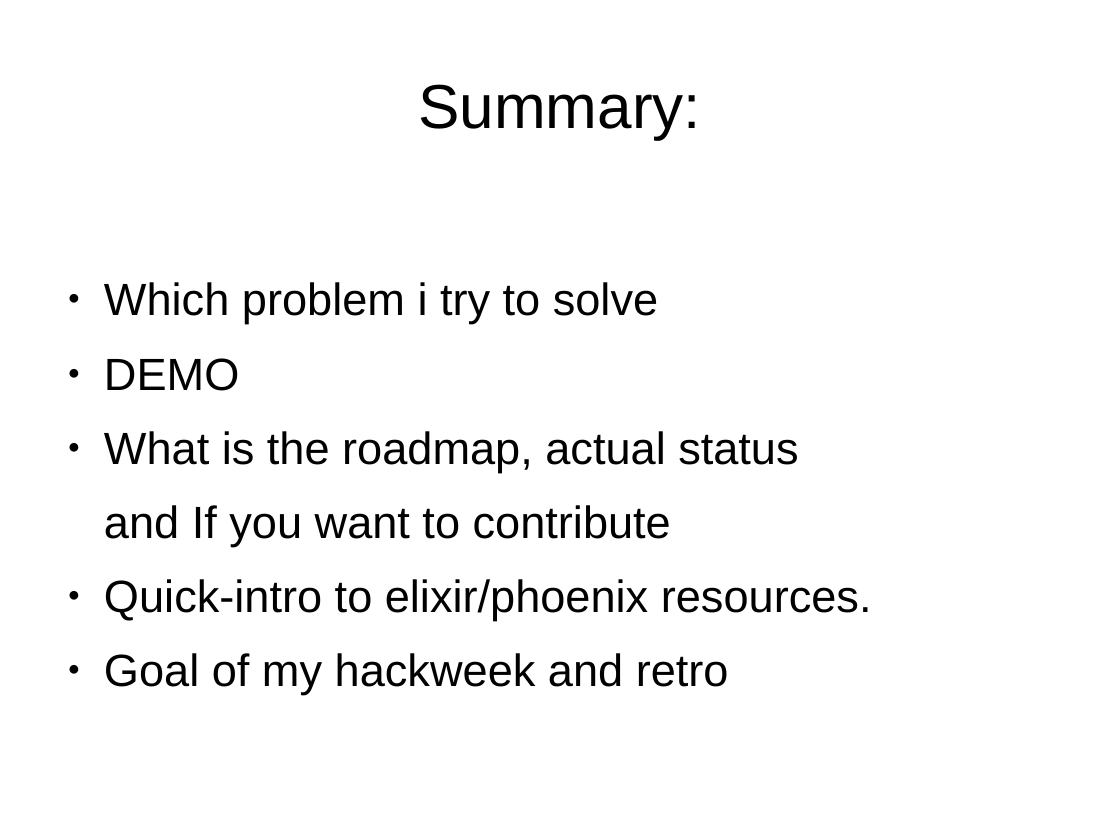
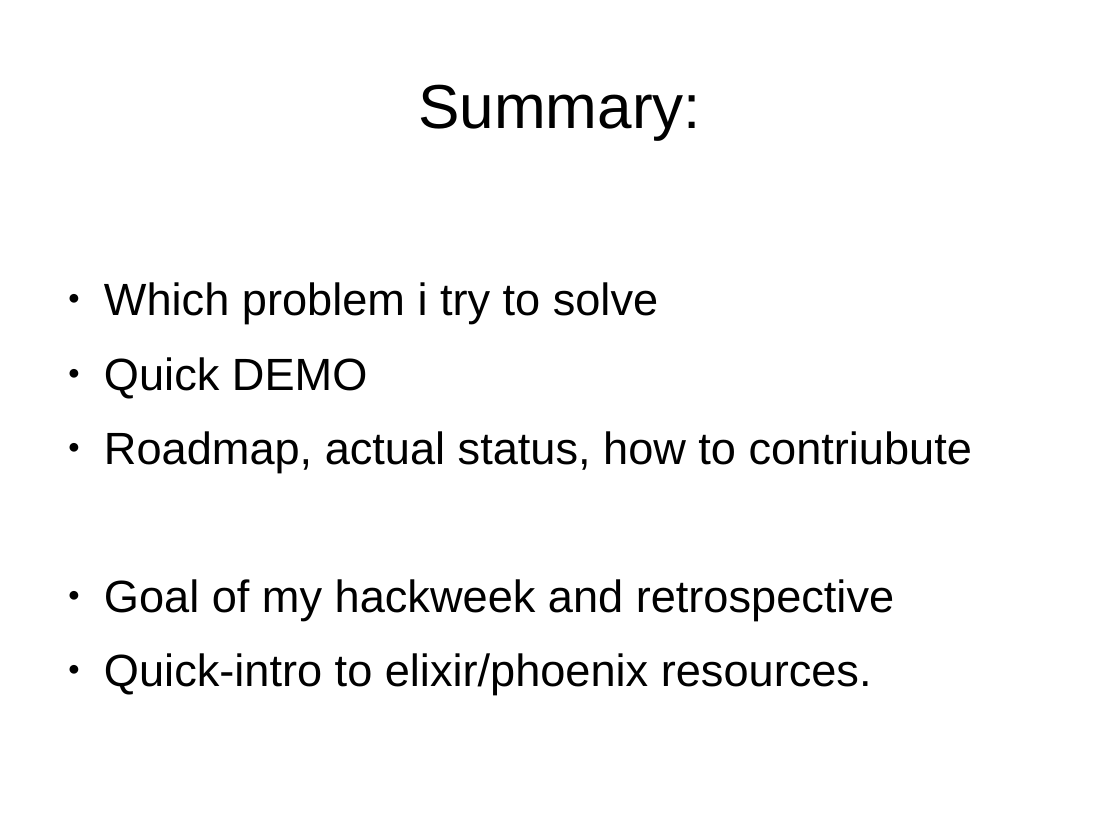
Before and after one commit to MalloZup/presentations, a slide deck: slide 2 of 2018/hackweek/elixir.odp. Drawn at 1120x840 pixels with LibreOffice and Linux fonts; fonts in the diff are those of the drawing. Boxes give left, top, right and bottom in pixels: in the first picture for what was removed or moved away, otherwise in the second. Text is boxed around its words. In the diff, an @@ line names an element or a change of style, - is before the commit and + after.

```diff
--- a/2018/hackweek/elixir.odp
+++ b/2018/hackweek/elixir.odp
@@ text at [104,357,972,621]: text changed @@
-● DEMO
-● What is the roadmap, actual status
-and If you want to contribute
+● Quick DEMO
+● Roadmap, actual status, how to contriubute
+● Goal of my hackweek and retrospective
@@ text at [104,653,729,695]: paragraph removed @@
-● Goal of my hackweek and retro
```
Also in this commit, not shown: 5 other slides changed, 1 slide added.
